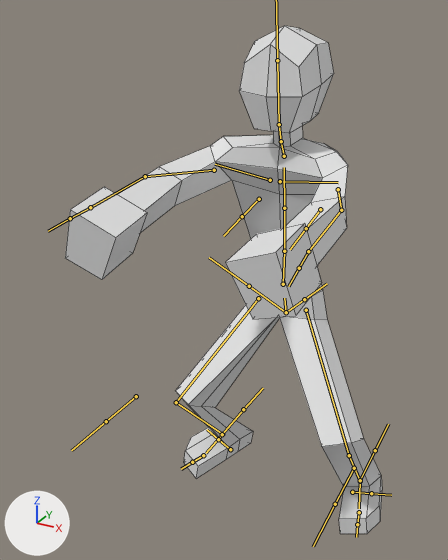
Two versions of the FBX model Models/Zambino.fbx, one commit apart.
The view is the same before and after, from a 50 mm lens placed at (0.9, -2.02, 1.88), pointed at (-0.02, -0.36, 1.05). The axes (+X, +Y, +Z) are drawn at lower left. The lights are the same throughout. Both versions are drawn at frame 41 of the action 'metarig|Idle'; the numbers are the values there. The bones that bend it are drawn over the model as lines. Mesh edges are drawn as thin lines.

Objects in the first picture: 'Zambino'.
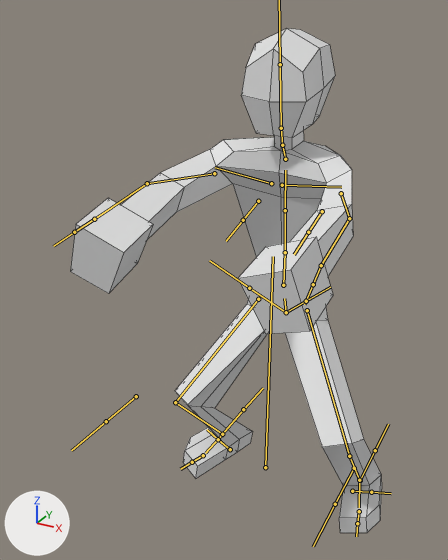
The change, as a diff of the scene's bpy script:
```diff
--- a/Models/Zambino.fbx.py
+++ b/Models/Zambino.fbx.py
@@ bone_spine @@
 bone_spine = bpy.data.objects['metarig'].pose.bones['spine']  # child of 'root'
-bone_spine.rotation_quaternion = (0.999, 0.048, 0.005, -0.015)  # degrees (5, 1, -2)
+bone_spine.rotation_quaternion = (0.997, 0.064, 0.022, -0.026)  # degrees (7, 3, -3)
@@ bone_thigh_r @@
 bone_thigh_r = bpy.data.objects['metarig'].pose.bones['thigh.R']  # child of 'spine'
-bone_thigh_r.rotation_quaternion = (0.933, -0.263, 0.218, 0.117)  # degrees (-30, 28, 7)
+bone_thigh_r.rotation_quaternion = (0.925, -0.268, 0.243, 0.117)  # degrees (-31, 31, 6)
```

Where the change shows, as pixel boxes (x1, y1, x2, y2) in the pictures (448 x 560 px):
'Zambino', posed: before (65, 26, 382, 534); after (70, 28, 382, 533)
bone 'thigh.R', root to tip: before (258, 298) to (176, 402); after (258, 299) to (175, 402)
